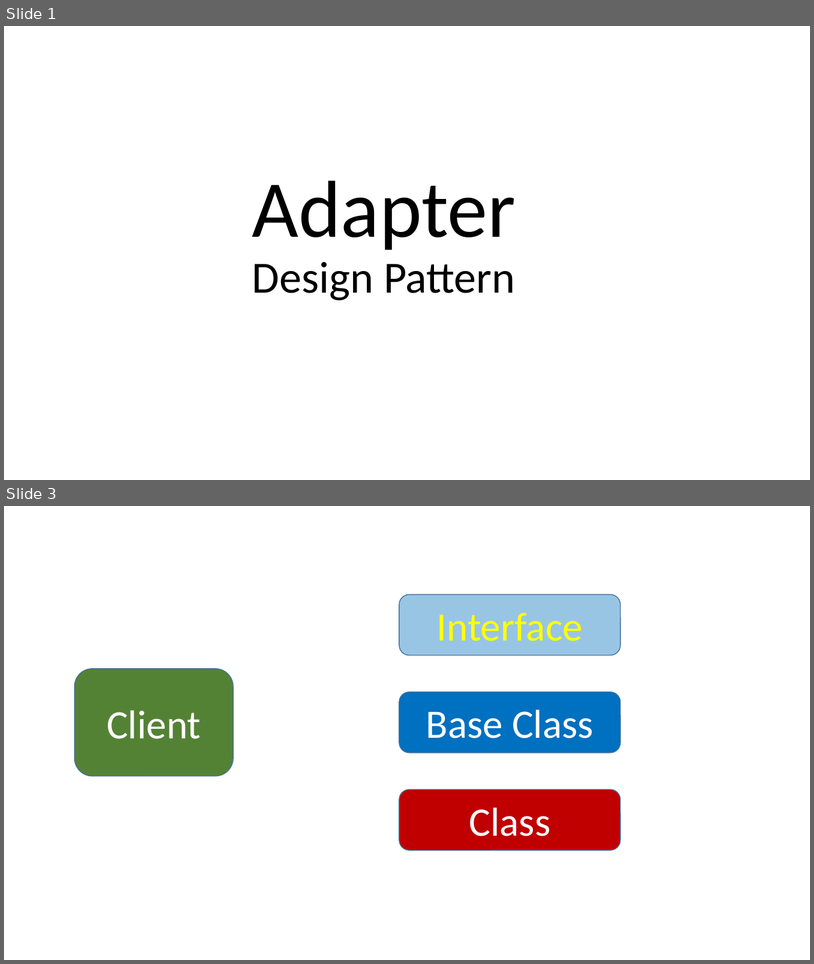
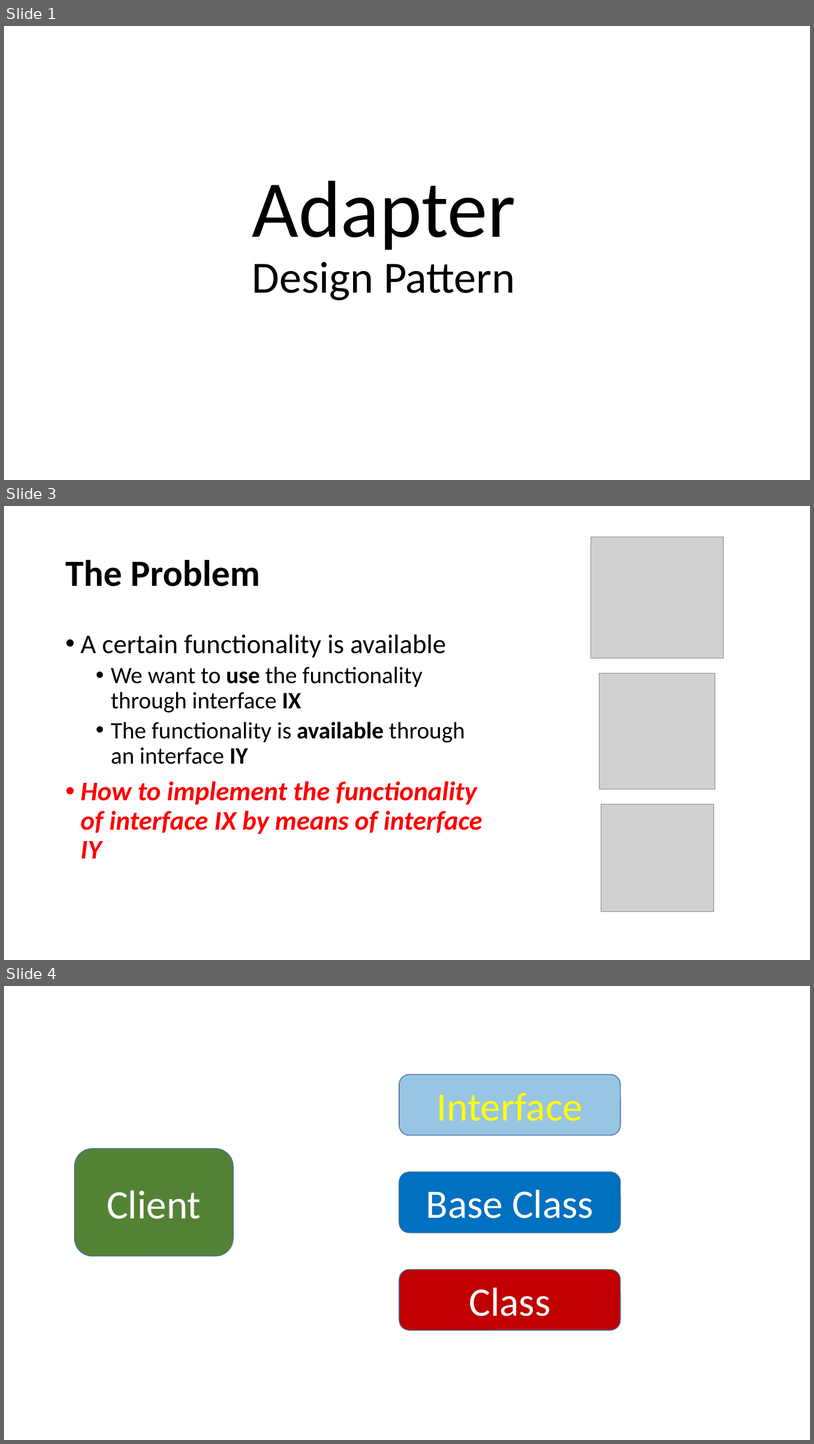
Before and after one commit to perl-easj/Teaching-materials, a slide deck: CSharpProgramming/Presentations/OOProgPartIII/Adapter.pptx. Shown one above the other, each under a label of ours: slides 1 and 3 before the commit, slides 1, 3 and 4 after it; the slides between them are not shown. The pictures are 814x964 and 814x1444 pixels, drawn with LibreOffice and Linux fonts; fonts in the diff are those of the drawing; grey boxes stand for pictures. Boxes give left, top, right and bottom in pixels: in the first picture for what was removed or moved away, otherwise in the second. Text is boxed around its words. In the diff, an @@ line names an element or a change of style, - is before the commit and + after.

```diff
--- a/CSharpProgramming/Presentations/OOProgPartIII/Adapter.pptx
+++ b/CSharpProgramming/Presentations/OOProgPartIII/Adapter.pptx
@@ slide 3 added at (4,506,810,960), background #FFFFFF @@
@@ picture added at (591,537,724,658) @@
@@ title added at (65,559,260,586), 44 pt, text #000000, bold @@
+The Problem
@@ text added at (81,634,483,858), 32 pt, text #000000 @@
+• A certain functionality is available
+  • We want to use the functionality through interface IX
+  • The functionality is available through an interface IY
+• How to implement the functionality of interface IX by means of interface IY
@@ picture added at (599,673,716,789) @@
@@ picture added at (601,804,714,912) @@
@@ what was slide 3 is now slide 4 @@
```
Also in this commit, not shown: 5 slides changed, 2 other slides added, 3 other files.
